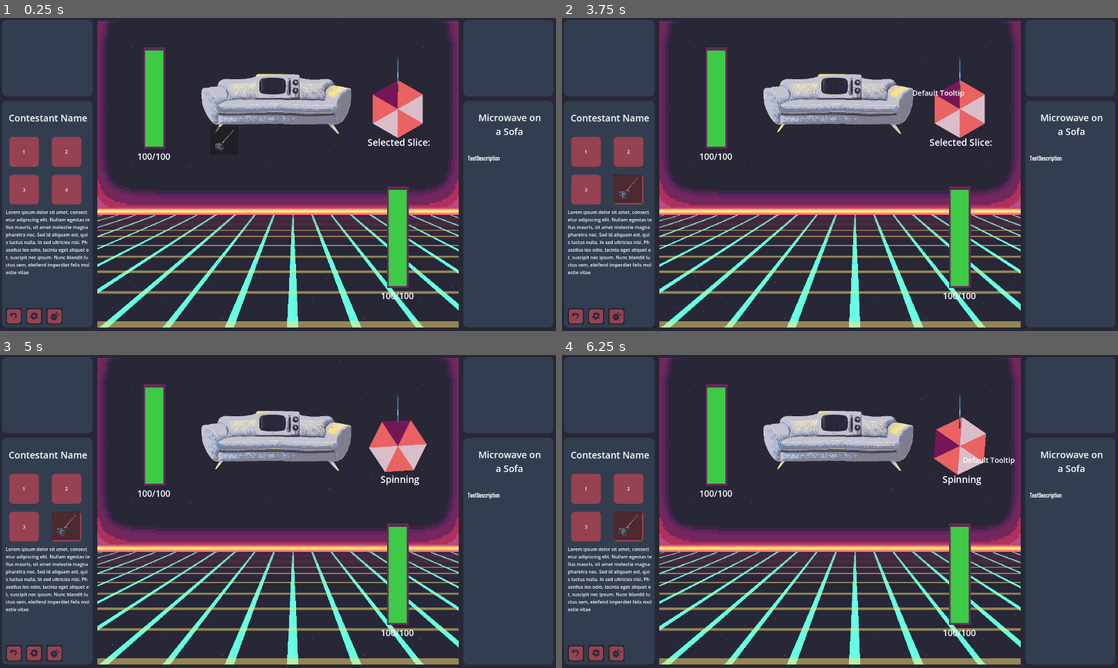
Above: before the commit, frames 1-4 (two rows, left to right).
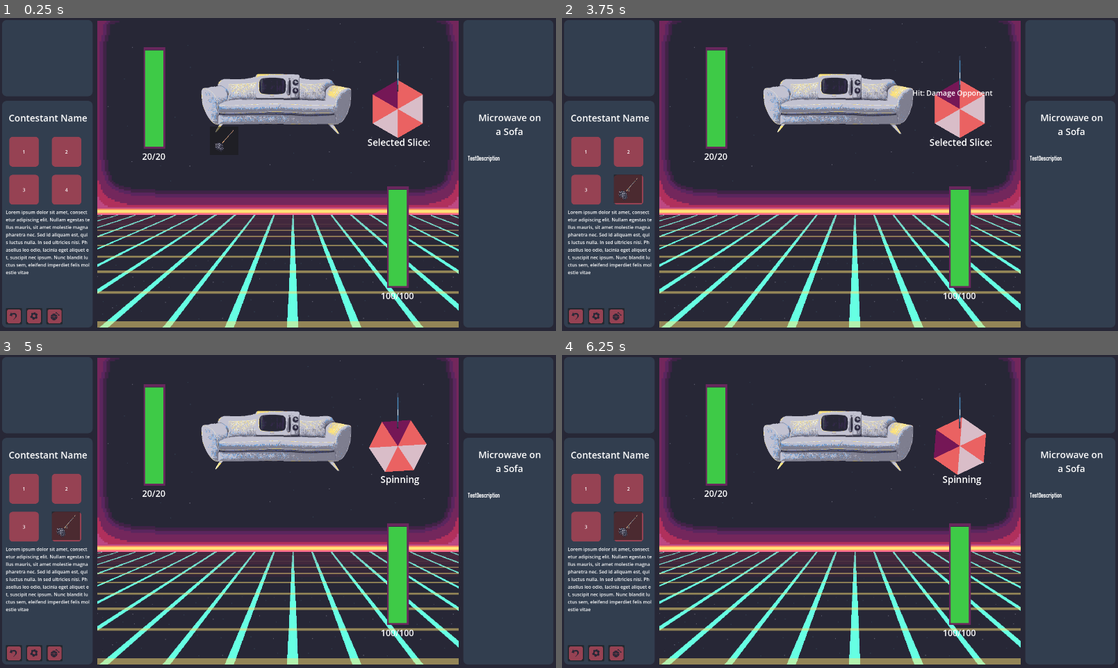
Above: after the commit, the same moments.

Repository: Dragos-F/spinner-autobattler
Game: Godot game, scene res://Scenes/MainScene.tscn
Two runs of this game, one before a commit and one after it. Both use one fixed random seed, a clock stepped at 60 frames per second and the inputs below. This scene is started directly instead of the project's main scene. The engine's default icon, where the game draws it, is replaced by a stand-in: a white triangle on a blue panel in a dark square.
Inputs (mouse positions are in pixels of both pictures, inside the frame that each line leads up to):
- Up to frame 1 (0.25 s): no input
- Up to frame 2 (3.75 s): click (573, 315) at 0.5 s; click (595, 315) at 1.25 s; click (617, 315) at 2 s; click (628, 190) at 2.75 s; tap Enter at 3.5 s; drag from (962, 108) to (895, 105) at 3.52 s
- Up to frame 3 (5 s): tap Space at 4.25 s; drag from (400, 445) to (250, 574) at 4.27 s
- Up to frame 4 (6.25 s): move the mouse to (962, 445) at 5.02 s; press the mouse at (962, 445) at 5.03 s; hold D 5.03-5.75 s; tap P at 5.1 s; release the mouse at (962, 445) at 5.75 s; drag from (962, 445) to (673, 464) at 5.77 s

The runs differ from the first frame. In frame 1, less than 0.1% of the frame differs, in the area x 24-31%, y 43-46%; in frame 2, 0.2%, in the area x 24-78%, y 22-46%; in frame 3, less than 0.1%; in frame 4, 0.1%.

Commit message:
Combat Functionality, Slice Tooltips
all slice functions implemented:
- Damaging/Healing
- Delaying/Acceleratin
- Disabling Slices

Diff:
--- a/Resources/Enemies/Microwave_Sofa.tres
+++ b/Resources/Enemies/Microwave_Sofa.tres
@@ -8,7 +8,7 @@
 [resource]
 script = ExtResource("1_kso0c")
 Name = "Microwave on a Sofa"
-BaseHealth = 100
+BaseHealth = 20
 Items = Array[ExtResource("2_pnpky")]([ExtResource("3_117km")])
 Type = 1
 Description = "TestDescription"
--- a/Resources/Items/EnemyItems/MicrowaveSofa_item.tres
+++ b/Resources/Items/EnemyItems/MicrowaveSofa_item.tres
@@ -8,6 +8,6 @@
 
 [resource]
 script = ExtResource("1_130i1")
-cooldown = 1.0
+cooldown = 5.0
 stats = Array[ExtResource("2_nunor")]([ExtResource("3_huij6"), ExtResource("4_3tl0i"), ExtResource("3_huij6"), ExtResource("4_3tl0i"), ExtResource("5_4kopo"), ExtResource("4_3tl0i")])
 metadata/_custom_type_script = "uid://bgfl1jrent3ce"
--- a/Resources/Slices/Backfire.tres
+++ b/Resources/Slices/Backfire.tres
@@ -7,4 +7,5 @@
 value = -2
 target = 0
 colour = Color(1, 0.72156864, 0.4745098, 1)
+tooltip = "Backfire: Damage Yourself"
 metadata/_custom_type_script = "uid://dcaaw5txe13ct"
--- a/Resources/Slices/Fix.tres
+++ b/Resources/Slices/Fix.tres
@@ -7,4 +7,5 @@
 value = 5
 target = 0
 colour = Color(0.41960785, 0.7882353, 0.42352942, 1)
+tooltip = "Fix: Restore HP"
 metadata/_custom_type_script = "uid://dcaaw5txe13ct"
--- a/Resources/Slices/Hit.tres
+++ b/Resources/Slices/Hit.tres
@@ -6,4 +6,5 @@
 script = ExtResource("1_ansfm")
 value = 2
 colour = Color(0.91764706, 0.38431373, 0.38431373, 1)
+tooltip = "Hit: Damage Opponent"
 metadata/_custom_type_script = "uid://dcaaw5txe13ct"
--- a/Resources/Slices/Jackpot.tres
+++ b/Resources/Slices/Jackpot.tres
@@ -7,4 +7,5 @@
 value = 4
 Crit = true
 colour = Color(0.45882353, 0.09019608, 0.3372549, 1)
+tooltip = "Rush: Deal Critical Damage"
 metadata/_custom_type_script = "uid://dcaaw5txe13ct"
--- a/Resources/Slices/Rush.tres
+++ b/Resources/Slices/Rush.tres
@@ -4,6 +4,7 @@
 
 [resource]
 script = ExtResource("1_vn3xs")
-modifier = 1.2
+modifier = 0.6
 colour = Color(0.5529412, 0.7176471, 1, 1)
+tooltip = "Rush: Accelerate Next Spin"
 metadata/_custom_type_script = "uid://d0fdgen111hjm"
--- a/Resources/Slices/Stall.tres
+++ b/Resources/Slices/Stall.tres
@@ -4,7 +4,8 @@
 
 [resource]
 script = ExtResource("1_5jbay")
-modifier = 0.8
+modifier = 1.3
 target = 1
 colour = Color(0.9882353, 0.9372549, 0.5529412, 1)
+tooltip = "Stall: Delay Opponent Spin"
 metadata/_custom_type_script = "uid://d0fdgen111hjm"
--- a/Resources/Slices/Stumble.tres
+++ b/Resources/Slices/Stumble.tres
@@ -4,6 +4,7 @@
 
 [resource]
 script = ExtResource("1_s5qoy")
-modifier = 0.8
+modifier = 1.3
 colour = Color(0.8509804, 0.7411765, 0.78431374, 1)
+tooltip = "Stumble: Delay Your Next Spin"
 metadata/_custom_type_script = "uid://d0fdgen111hjm"
--- a/Resources/Slices/Stun.tres
+++ b/Resources/Slices/Stun.tres
@@ -5,4 +5,5 @@
 [resource]
 script = ExtResource("1_r30ed")
 colour = Color(0.6509804, 0.52156866, 0.62352943, 1)
+tooltip = "Stun: Disable Enemy Spinner"
 metadata/_custom_type_script = "uid://bmhcks7cg7lv8"
--- a/Scenes/MainScene.tscn
+++ b/Scenes/MainScene.tscn
@@ -98,10 +98,13 @@
 PrimaryEnemyWheel = NodePath("../EnemyWheelBundle/SpinControl/Wheel")
 combatManager = NodePath("../CombatManager")
 
-[node name="CombatManager" type="Node" parent="." unique_id=317878429 node_paths=PackedStringArray("PlayerEntity", "EnemyEntity")]
+[node name="CombatManager" type="Node" parent="." unique_id=317878429 node_paths=PackedStringArray("PlayerEntity", "PlayerSpinners", "EnemyEntity", "EnemySpinners", "InventorySys")]
 script = ExtResource("5_enc0b")
 PlayerEntity = NodePath("../PlayerWheels/PlayerHealthDisplay")
+PlayerSpinners = [NodePath("../PlayerWheels/PlayerWheel1/SpinControl"), NodePath("../PlayerWheels/PlayerWheel2/SpinControl"), NodePath("../PlayerWheels/PlayerWheel3/SpinControl")]
 EnemyEntity = NodePath("../EnemyWheelBundle/EnemyHealthDisplay")
+EnemySpinners = [NodePath("../EnemyWheelBundle/SpinControl")]
+InventorySys = NodePath("../InventoryManager")
 
 [node name="Camera2D" type="Camera2D" parent="." unique_id=1319989986]
 
@@ -453,12 +456,6 @@
 [node name="PlayerWheels" type="Node2D" parent="." unique_id=1833374083]
 position = Vector2(-152, 266)
 
-[node name="PlayerWheel1" parent="PlayerWheels" unique_id=1694628658 instance=ExtResource("15_xc4hf")]
-position = Vector2(-265, -22)
-
-[node name="Wheel" parent="PlayerWheels/PlayerWheel1/SpinControl" parent_id_path=PackedInt32Array(1694628658, 931065810) index="0" unique_id=808226493]
-item = null
-
 [node name="PlayerHealthDisplay" type="Node2D" parent="PlayerWheels" unique_id=304034929 node_paths=PackedStringArray("animator", "healthtext")]
 position = Vector2(566, 125)
 script = ExtResource("18_i0j58")
@@ -510,6 +507,12 @@
 text = "100/100"
 horizontal_alignment = 1
 vertical_alignment = 1
+
+[node name="PlayerWheel1" parent="PlayerWheels" unique_id=1694628658 instance=ExtResource("15_xc4hf")]
+position = Vector2(-265, -22)
+
+[node name="Wheel" parent="PlayerWheels/PlayerWheel1/SpinControl" parent_id_path=PackedInt32Array(1694628658, 931065810) index="0" unique_id=808226493]
+item = null
 
 [node name="PlayerWheel2" parent="PlayerWheels" unique_id=1953585299 instance=ExtResource("15_xc4hf")]
 position = Vector2(-41, -139)
--- a/Scripts/spin_control.gd
+++ b/Scripts/spin_control.gd
@@ -5,6 +5,8 @@
 @export var SpinTime:float = 5
 @export var WaitTime:float = 2
 @onready var ResetTime:float = 5
+var ExtraWaitTime=0
+var SubtractedWaitTime=0
 @export var test_clicker:Clicker
 var wheel:Wheel
 signal sliceselected(slice:Slice,source:String)
@@ -41,10 +43,19 @@
 func reset_spin():
 	test_clicker.reset_text()
 	var tween = get_tree().create_tween()
-	tween.tween_property(self, "rotation", 0, ResetTime).set_trans(Tween.TRANS_SINE).set_delay(WaitTime)
+	tween.tween_property(self, "rotation", 0, ResetTime).set_trans(Tween.TRANS_SINE).set_delay(WaitTime-SubtractedWaitTime+ExtraWaitTime)
 	tween.tween_callback(random_spin)
+	if ExtraWaitTime > 0:
+		ExtraWaitTime = 0
+	if SubtractedWaitTime > 0:
+		SubtractedWaitTime = 0
 var isSpinning = false
 func _input(event):
 	if event is InputEventKey and event.pressed and !event.is_echo():
 		if event.keycode == KEY_SPACE:
 			random_spin()
+
+func AddExtraWait(extratime):
+	ExtraWaitTime+=extratime
+func SubtractWaitTime(time):
+	SubtractedWaitTime+=time
--- a/Scripts/template_slice.gd
+++ b/Scripts/template_slice.gd
@@ -7,6 +7,7 @@
 @export var collision_color:PackedColorArray
 @export var tooltipObject:PackedScene
 @onready var slice_type:Slice
+var isDisabled = false
 func _ready() -> void:
 	pass
 
@@ -43,6 +44,7 @@
 	elif rootpos.y <= newpos.y:
 		newpos.y += displayoffsets.y
 	return newpos
+
 func _input(event: InputEvent) -> void:
 	if event is InputEventMouse:
 		var camera = get_viewport().get_camera_2d()
@@ -51,6 +53,9 @@
 			#print("Mouse at: ", pos)
 			pos = offsetPosition(global_position,pos)
 			activeTooltip.position = pos
+
+	if event.is_action_pressed("MouseLeft"):
+		hideToolTip()
 
 func _on_area_2d_mouse_entered() -> void:
 	print ("Hovering"+str(slice_type))
--- a/Scripts/wheel_brain.gd
+++ b/Scripts/wheel_brain.gd
@@ -17,47 +17,13 @@
 		print("no item assigned")
 	else:
 		generatewheel()
-		"""
-		wheel_size = item.stats.size()
-		var angle = 2*PI/wheel_size
-		#print ("Angle:"+str(angle))
-		var a = Vector2(0,-10)
-		var bx:float
-		var by:float
 
-		by = (pow(a.length(),2)*cos(angle))/a.y
-		#print (by)
-		bx = sqrt(pow(a.length(),2)-(pow(by,2)))
-		#print (bx)
-		var b = Vector2(bx,by)
-		#print (b.angle_to(a))
-		temp_slice.polygon = [position,a,b]
-		temp_slice.new_shape(position, a, b)
-		temp_slice.scale = wheel_scale
-
-		for i in wheel_size: #ITERATION WHERE YOU CAN MODIFY THE SLICE BEFORE IT'S MADEE
-			var perm_slice = slice_parent.duplicate()
-			add_child(perm_slice)
-			perm_slice.rotate(angle*(i+1))
-			var copied_slice:PresetSlice = perm_slice.get_child(0)
-			copied_slice.slice_type = item.stats[i] #bit roundabout, but seemingly the duplication would not copy the resource with it so now we're heree
-			if item.stats[i].visual !=null:
-				copied_slice.texture = item.stats[i].visual
-			else:
-				copied_slice.color = item.stats[i].colour
-			"""
-			#print("Iterated once")
-			#var new_temp_slice = slice_parent.duplicate()
-			#var new_polygon = new_temp_slice.get_child(0)
-			#new_polygon.color = item.stats[i].colour
-			#add_child(new_temp_slice)
-			#new_temp_slice.rotate(angle*(i+1))
 func UpdateWheel(newitem:WheelItem):
 	item = newitem
 	generatewheel()
 	pass
 
-
+var GeneratedSlices:Array[PresetSlice]
 func generatewheel():
 	if slice_parent == null:
 		slice_parent = Node2D.new()
@@ -72,6 +38,7 @@
 				n.queue_free()
 		slice_parent.queue_free()
 		slice_parent = Node2D.new()
+	GeneratedSlices.clear()
 	temp_slice = slice_template.duplicate()
 	slice_parent.add_child(temp_slice)
 	wheel_size = item.stats.size()
@@ -101,7 +68,41 @@
 			copied_slice.texture = item.stats[i].visual
 		else:
 			copied_slice.color = item.stats[i].colour
+		GeneratedSlices.append(copied_slice)
 		#print (slice_parent)
+
+func DisableSliceByIndex(index,duration):
+	var slicetodisable = GeneratedSlices[index]
+	slicetodisable.isDisabled = true
+	var originalColour = slicetodisable.color
+	slicetodisable.color = Color.DIM_GRAY
+	await get_tree().create_timer(duration).timeout
+	slicetodisable.isDisabled = false
+	slicetodisable.color = originalColour
+
+func DisableRandomSlice(duration):
+	var slicetodisable = GeneratedSlices.pick_random()
+	slicetodisable.isDisabled = true
+	await get_tree().create_timer(duration).timeout
+	slicetodisable.isDisabled = false
+
+func DisableRandomSlices(count,duration):
+	print("disabling "+str(count)+" random slices")
+	GeneratedSlices.shuffle()
+	for ri in range(0,count):
+		var slicetodisable = GeneratedSlices[ri]
+		DisableSlice(slicetodisable,duration)
+
+func DisableSlice(slice,duration):
+	var originalColour = slice.color
+	slice.isDisabled = true
+	slice.color = Color.BLACK
+	print("disabled ...")
+	print(slice)
+	await get_tree().create_timer(duration).timeout
+	slice.isDisabled = false
+	slice.color = originalColour
+
 # Called every frame. 'delta' is the elapsed time since the previous frame.
 func _process(delta: float) -> void:
 	pass
--- a/Scripts/wheel_clicker.gd
+++ b/Scripts/wheel_clicker.gd
@@ -13,9 +13,6 @@
 # Called every frame. 'delta' is the elapsed time since the previous frame.
 func _process(delta: float) -> void:
 	pass
-
-
-
 
 func _on_area_2d_area_entered(area: Area2D) -> void:
 	var temp_slice = area.get_parent()
--- a/combat_manager.gd
+++ b/combat_manager.gd
@@ -2,7 +2,12 @@
 class_name CombatManager
 
 @export var PlayerEntity:HealthEntity
+@export var PlayerSpinners:Array[Spinner]
+
+
 @export var EnemyEntity:HealthEntity
+@export var EnemySpinners:Array[Spinner]
+@export var InventorySys:InvManager
 # Called when the node enters the scene tree for the first time.
 func _ready() -> void:
 	pass # Replace with function body.
@@ -13,17 +18,30 @@
 	name = name.trim_suffix(".tres")
 	print("Enemy Spin from "+source)
 	print(name)
+	ProcessResult(name,slice,EnemyEntity,PlayerEntity,EnemySpinners,PlayerSpinners)
+
+func ProcessResult(name,slice,sourceEntity,targetEntity,sourceWheels,targetWheels):
+	if slice.isDisabled:
+		print("...slice is disabled, ignoring")
+		pass
 	match name:
 		"Hit":
-			PlayerEntity.damage(slice.slice_type.value)
+			targetEntity.damage(slice.slice_type.value)
 		"Jackpot":
-			PlayerEntity.damage(slice.slice_type.value)
+			targetEntity.damage(slice.slice_type.value)
 		"Backfire":
-			EnemyEntity.damage(slice.slice_type.value)
+			sourceEntity.damage(slice.slice_type.value)
 		"Fix":
-			EnemyEntity.heal(slice.slice_type.value)
+			sourceEntity.heal(slice.slice_type.value)
+		"Stumble":
+			DelayFromSet(sourceWheels,slice.slice_type.modifier)
+		"Stall":
+			DelayFromSet(sourceWheels,slice.slice_type.modifier)
+		"Rush":
+			AccelerateFromSet(sourceWheels,slice.slice_type.modifier)
+		"Stun":
+			StunWheelInSet(targetWheels,slice.slice_type.power)
 	pass
-
 
 func listen_player_spinresult(slice:PresetSlice,source:String):
 	var name: String = slice.slice_type.resource_path
@@ -31,17 +49,25 @@
 	name = name.trim_suffix(".tres")
 	print("Player Spin from "+source)
 	print(name)
-	match name:
-		"Hit":
-			EnemyEntity.damage(slice.slice_type.value)
-		"Jackpot":
-			EnemyEntity.damage(slice.slice_type.value)
-		"Backfire":
-			PlayerEntity.damage(slice.slice_type.value)
-		"Fix":
-			PlayerEntity.heal(slice.slice_type.value)
-	pass
+	ProcessResult(name,slice,PlayerEntity,EnemyEntity,PlayerSpinners,EnemySpinners)
 
-# Called every frame. 'delta' is the elapsed time since the previous frame.
-func _process(delta: float) -> void:
-	pass
+func DelayFromSet(wheelSet:Array[Spinner],coeff:float):
+	for spinnr in wheelSet:
+		if spinnr.visible:
+			var wheelAmnt = spinnr.ResetTime*(coeff-1);
+			spinnr.AddExtraWait(wheelAmnt)
+
+func AccelerateFromSet(wheelSet:Array[Spinner],coeff:float):
+	for spinnr in wheelSet:
+		if spinnr.visible:
+			var wheelAmnt = spinnr.ResetTime*coeff;
+			spinnr.SubtractWaitTime(wheelAmnt)
+
+func StunWheelInSet(wheelSet:Array[Spinner],count:int):
+	var activeWheelSet = []
+	for aw in wheelSet:
+		if aw.visible:
+			print("wheel is invisible, skipping")
+			activeWheelSet.append(aw)
+	var randomwheel = activeWheelSet.pick_random()
+	randomwheel.wheel.DisableRandomSlices(count,20)
